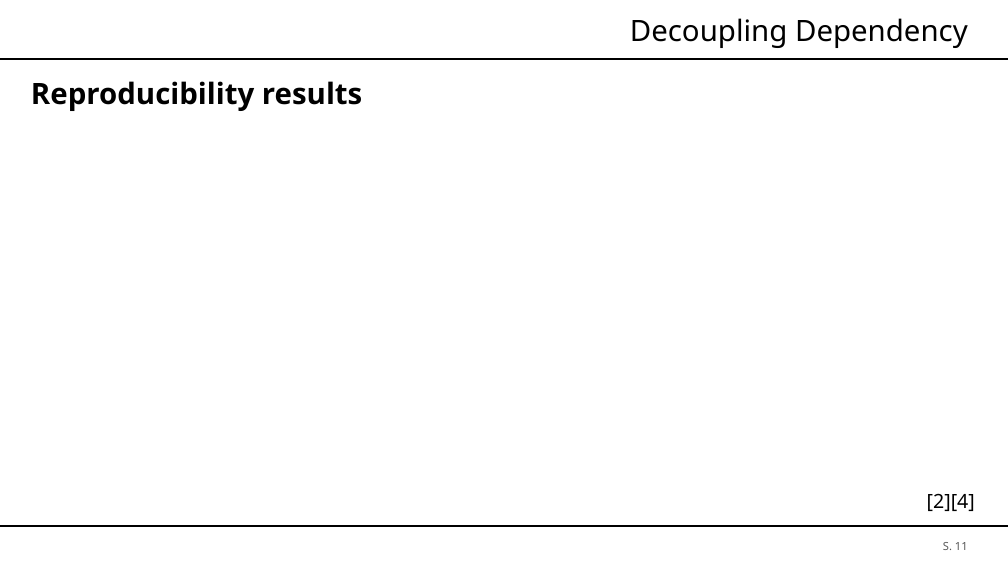
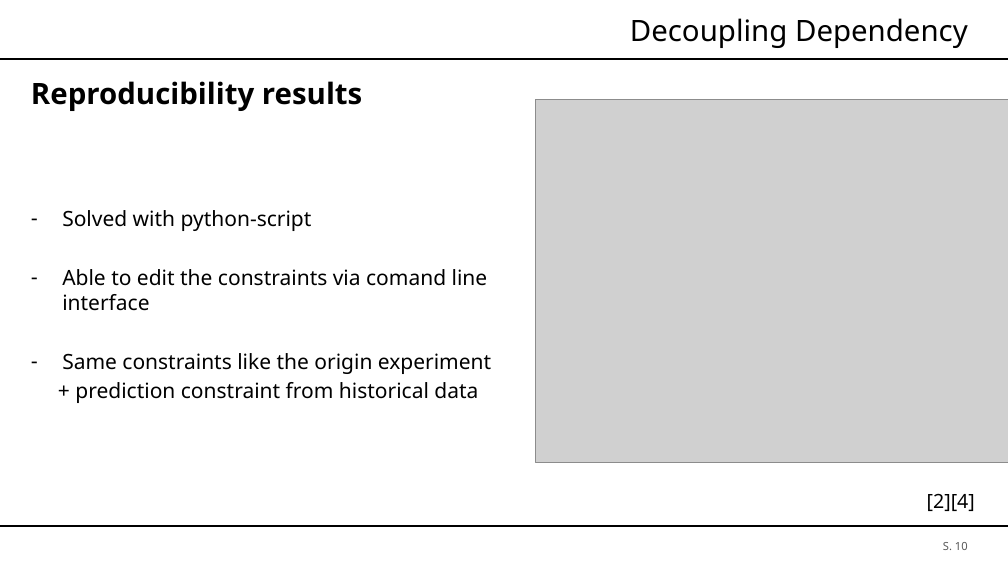
Before and after one commit to brt30696/REPRO_Rraesentation, a slide deck: slide 10 of Präsentation.pptx (slide 11 before the commit). Drawn at 1008x567 pixels with LibreOffice and Linux fonts; fonts in the diff are those of the drawing; grey boxes stand for pictures; background and template pictures are left out. Boxes give left, top, right and bottom in pixels: in the first picture for what was removed or moved away, otherwise in the second. Text is boxed around its words. In the diff, an @@ line names an element or a change of style, - is before the commit and + after.

```diff
--- a/Präsentation.pptx
+++ b/Präsentation.pptx
@@ picture added at [535, 100, 1008, 463] @@
@@ text added at [62, 210, 491, 403], 15 pt, text #000000 @@
+– Solved with python-script
+– Able to edit the constraints via comand line interface
+– Same constraints like the origin experiment
++ prediction constraint from historical data
@@ page number at [943, 542, 968, 550]: text changed @@
-S. 11
+S. 10
```
Also in this commit, not shown: 1 other slide changed, 1 slide added, 1 slide removed.
